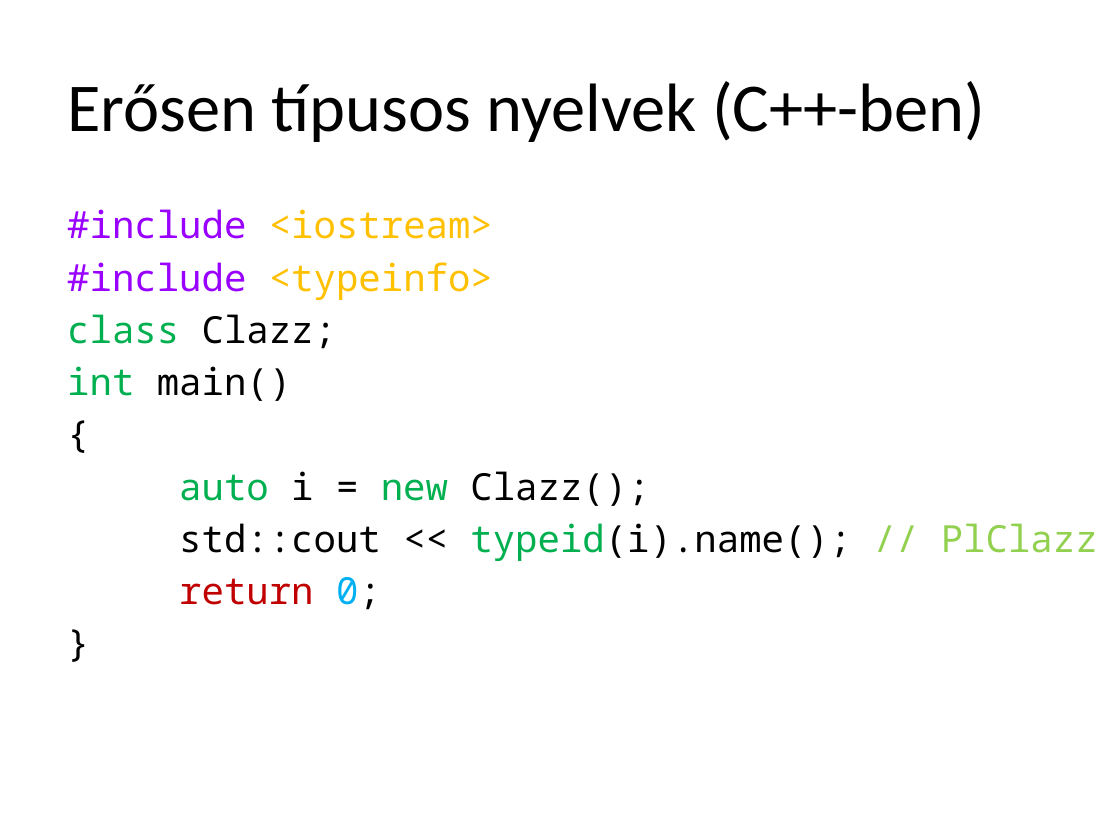
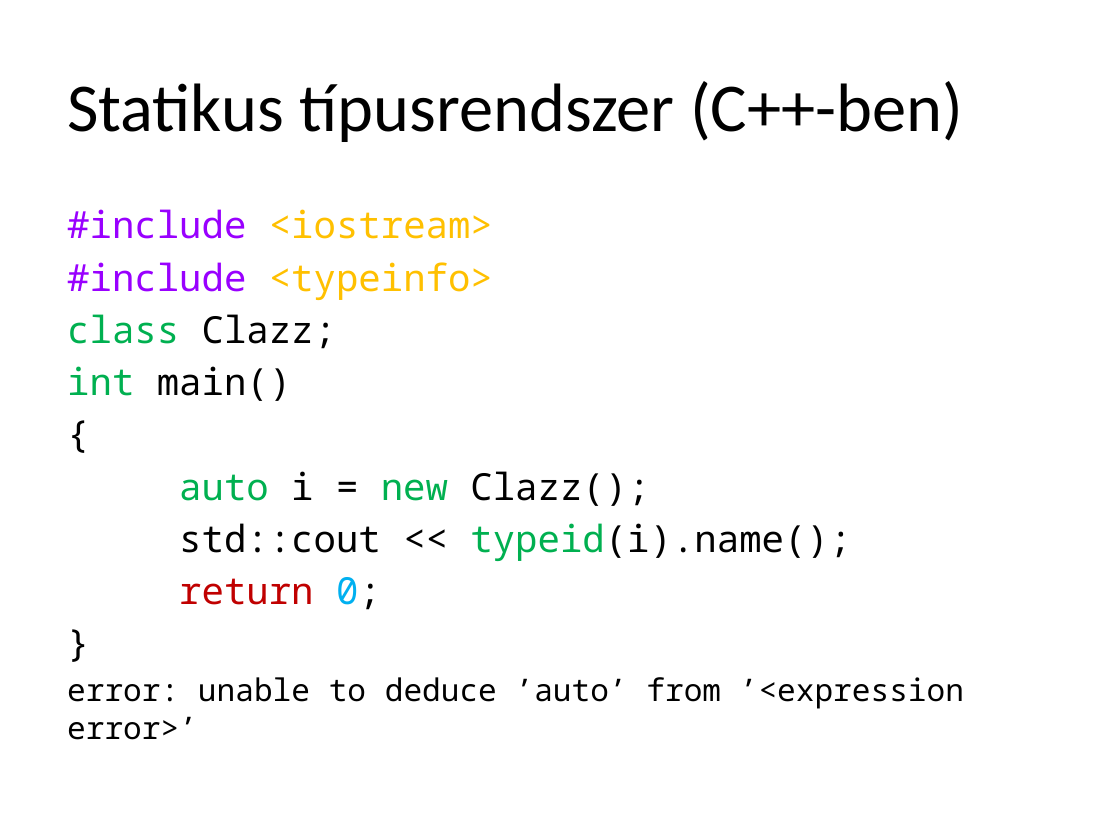
Before and after one commit to torokmark/cppgyak_jegyzet, a slide deck: slide 22 of programozasi_nyelvek_cpp_gyak02.pptx (slide 14 before the commit). Drawn at 1120x840 pixels with LibreOffice and Linux fonts; fonts in the diff are those of the drawing. Boxes give left, top, right and bottom in pixels: in the first picture for what was removed or moved away, otherwise in the second. Text is boxed around its words. In the diff, an @@ line names an element or a change of style, - is before the commit and + after.

Commit message:
Fixed: typos, extended

```diff
--- a/programozasi_nyelvek_cpp_gyak02.pptx
+++ b/programozasi_nyelvek_cpp_gyak02.pptx
@@ title at (67,81,963,142): text changed @@
-Erősen típusos nyelvek (C++-ben)
+Statikus típusrendszer (C++-ben)
@@ text at (179,523,851,561): text changed @@
-std::cout << typeid(i).name(); // PlClazz
+std::cout << typeid(i).name();
@@ text at (67,677,964,740): paragraph added @@
+error: unable to deduce ’auto’ from ’<expression error>’
```
Also in this commit, not shown: 18 other slides changed, 11 slides added.
